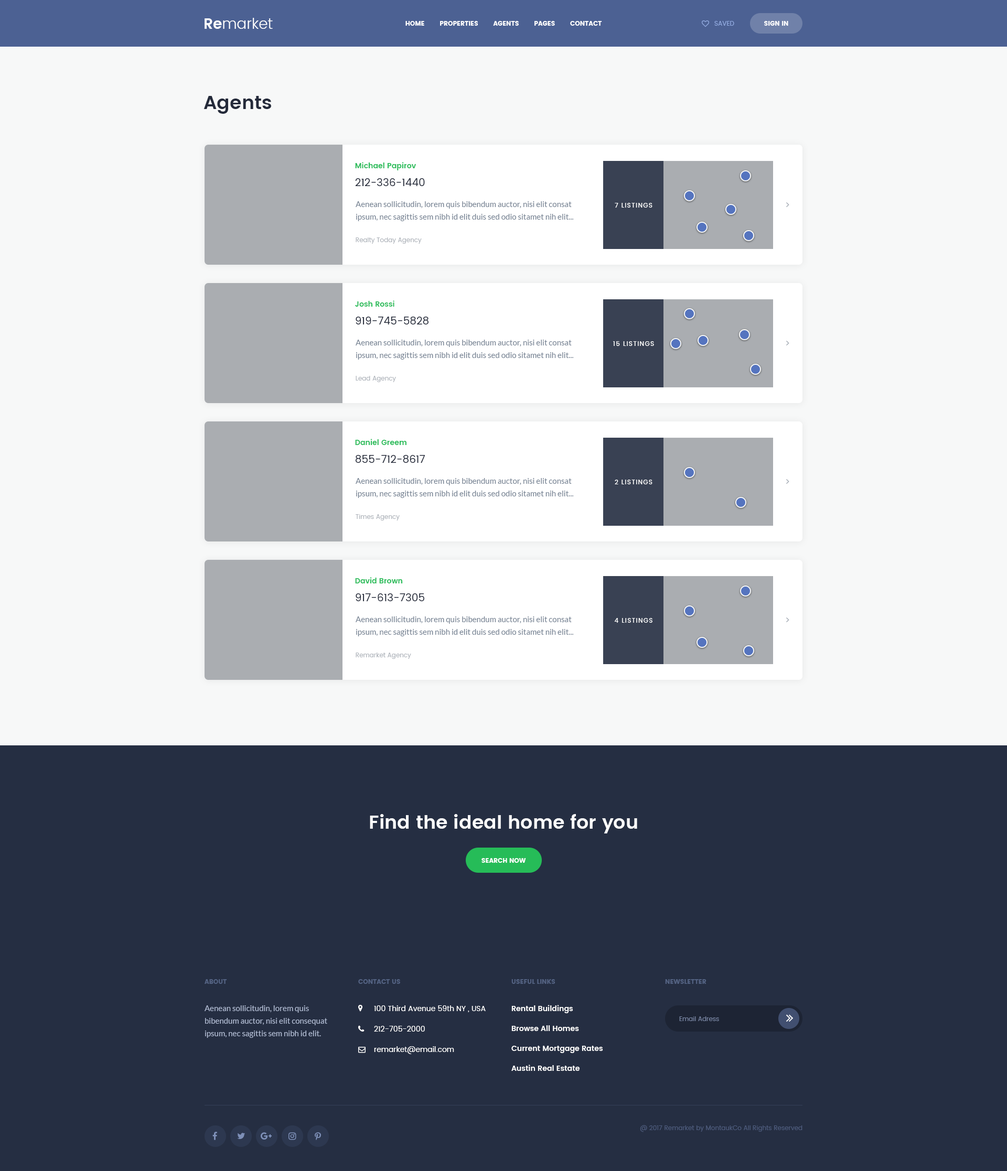
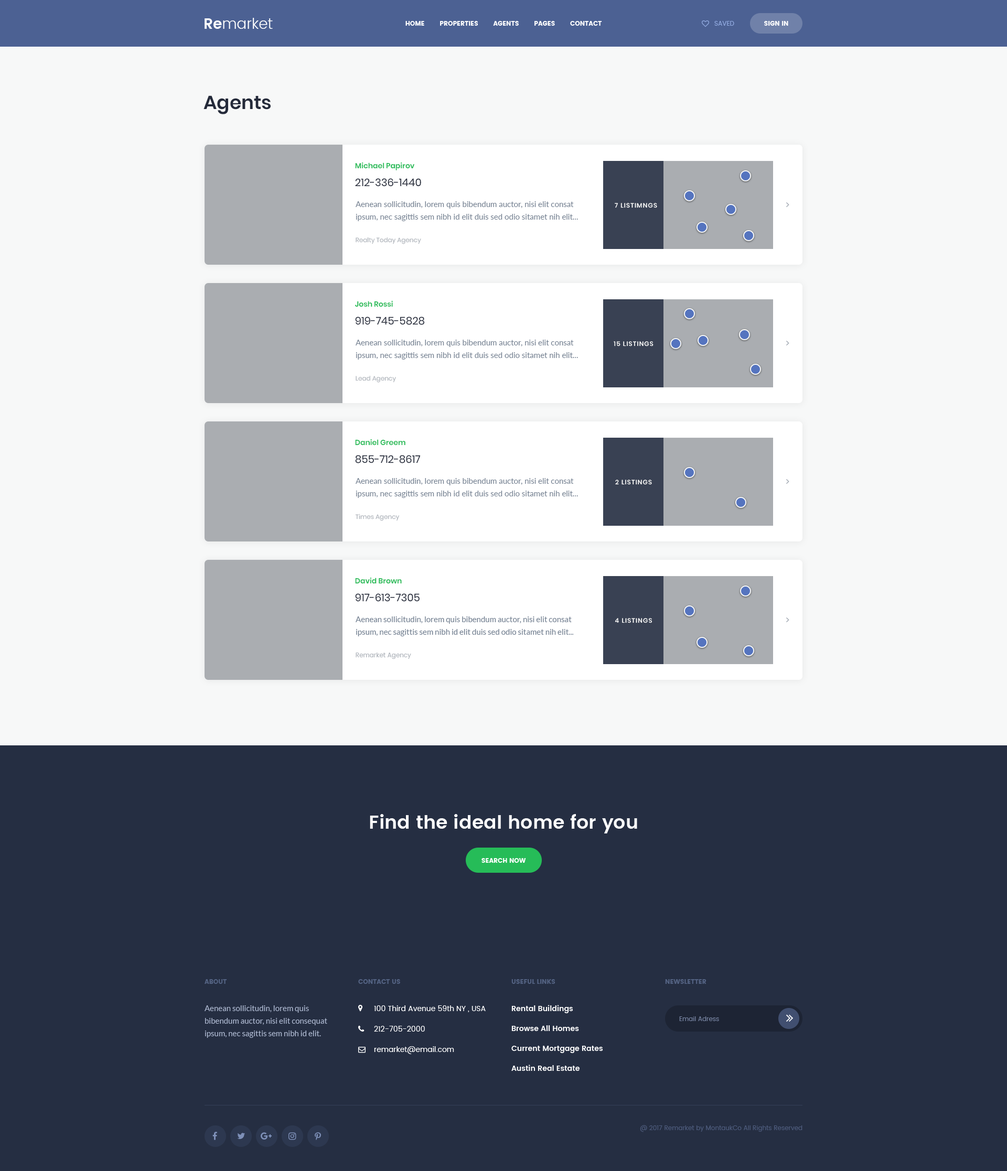
The second w=1007, h=1171 image is a revision of the first. Changes to its layers:
painted on "Agents" over bbox(203, 95, 272, 115)
renamed "7 Listings" to "7 Listimngs", painted on it over bbox(614, 202, 658, 209)
painted on "Michael Papirov" over bbox(355, 162, 416, 171)
painted on "212-336-1440" over bbox(355, 178, 425, 187)
painted on "Aenean sollicitudin, lorem quis bibendum auctor, nisi elit cons" (1st of 5, in "1") over bbox(355, 201, 578, 222)
painted on "Realty Today Agency" over bbox(355, 237, 422, 245)
painted on "Base" (4th of 20, in "1"), unmasked it over bbox(355, 162, 790, 245)
painted on "15 Listings" over bbox(613, 341, 654, 347)
painted on "Josh Rossi" over bbox(355, 300, 395, 308)
painted on "919-745-5828" over bbox(355, 316, 429, 326)
painted on "Aenean sollicitudin, lorem quis bibendum auctor, nisi elit cons" (2nd of 5, in "2") over bbox(355, 339, 578, 360)
painted on "Lead Agency" over bbox(355, 375, 396, 383)
painted on "Base" (6th of 20, in "2"), unmasked it over bbox(355, 300, 790, 383)
painted on "2 Listings" over bbox(614, 479, 653, 486)
painted on "Daniel Greem" over bbox(355, 438, 407, 446)
painted on "855-712-8617" over bbox(355, 455, 426, 464)
painted on "Aenean sollicitudin, lorem quis bibendum auctor, nisi elit cons" (3rd of 5, in "3") over bbox(355, 478, 578, 499)
painted on "Times Agency" over bbox(355, 513, 400, 522)
painted on "Base" (8th of 20, in "3"), unmasked it over bbox(355, 438, 790, 522)
painted on "David Brown" over bbox(355, 577, 403, 585)
painted on "917-613-7305" over bbox(355, 593, 425, 602)
painted on "Base" (10th of 20, in "4"), unmasked it over bbox(355, 577, 790, 660)
painted on "Base" (11th of 20, in "Footer" › "Call To Action" › "Button"), unmasked it over bbox(481, 858, 526, 864)
painted on "Base" (14th of 20, in "Footer" › "Newsletter"), unmasked it over bbox(679, 1014, 793, 1023)
…and 8 more changes (7 mask, 8 painted)
